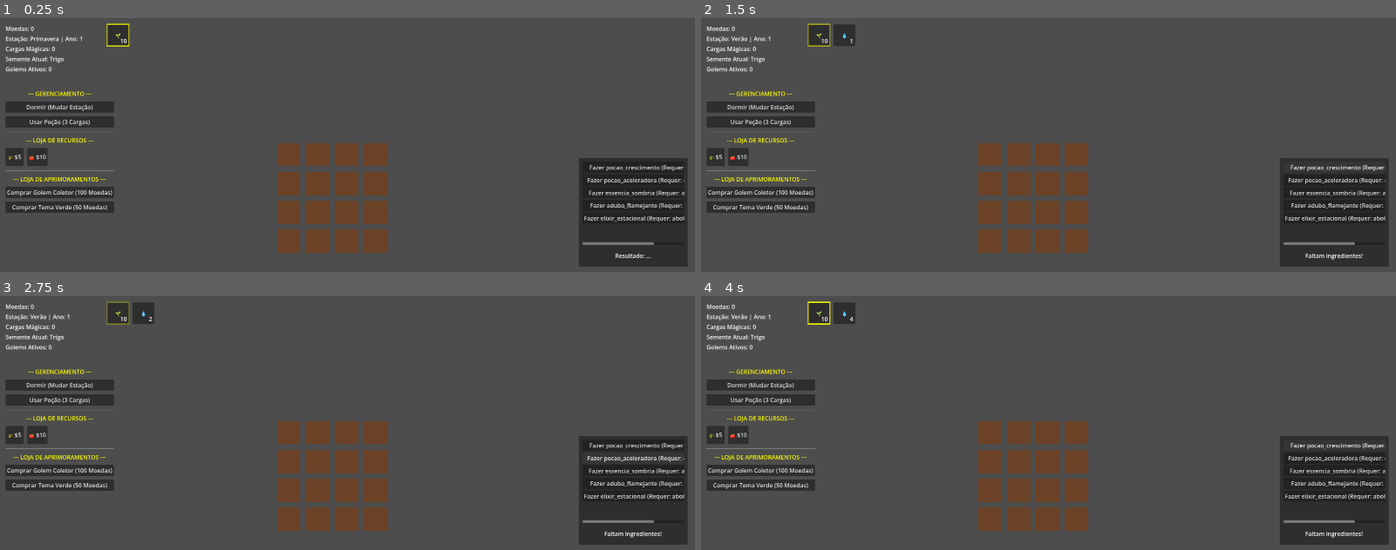
Above: before the commit, frames 1-4 (two rows, left to right).
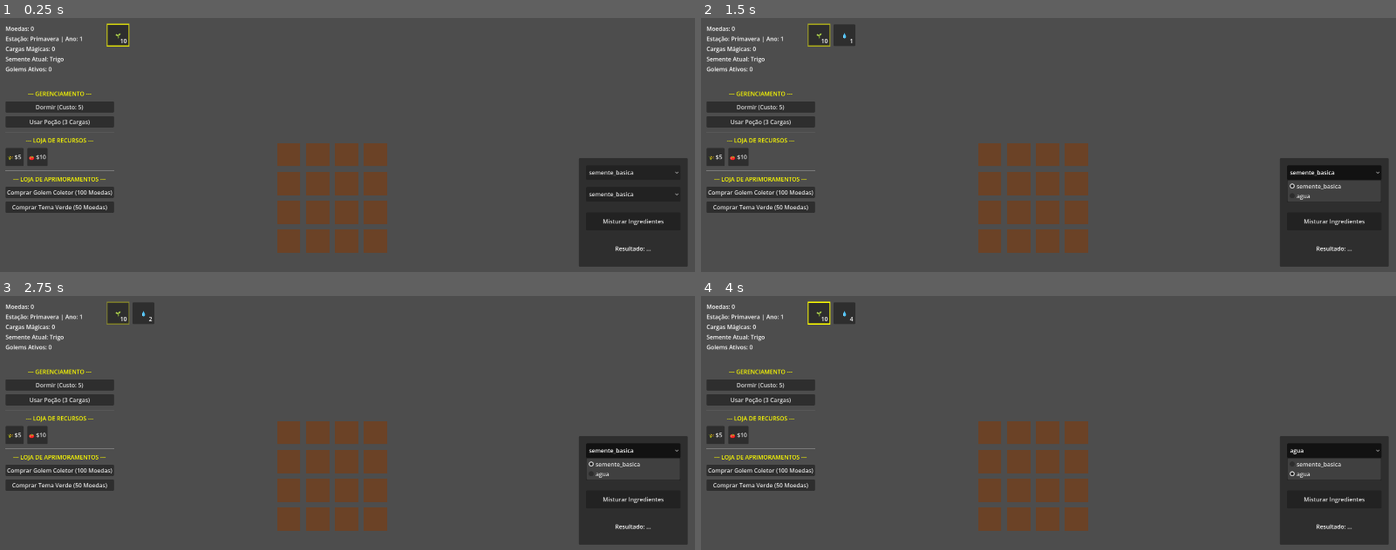
Above: after the commit, the same moments.

Repository: LeandroSatsuki/Cauldron-Crops
Game: Godot game, scene res://Scenes/Main.tscn
Same seed, same stepped clock (60 frames per second), same inputs: the game is played once before the commit and once after it.
Inputs (mouse positions are in pixels of both pictures, inside the frame that each line leads up to):
- Up to frame 1 (0.25 s): no input
- Up to frame 2 (1.5 s): click "Dormir (Mudar Estação)" (after the commit: "Dormir (Custo: 5)") at 0.5 s; click (1333, 172) at 1.25 s, where only the run after the commit has a clickable "semente_basica"
- Up to frame 3 (2.75 s): click (653, 458) at 2 s, where only the run before the commit has a clickable "Fazer pocao_aceleradora (Requ…"
- Up to frame 4 (4 s): click (1333, 471) at 2.75 s, where only the run after the commit has a clickable "semente_basica"; click (1333, 450) at 3.5 s, where only the run after the commit has a clickable "agua"

The runs differ from the first frame. In frame 1, 1.2% of the frame differs, in the area x 3-99%, y 34-95%; in frame 2, 2.3%; in frame 3, 2.1%; in frame 4, 2.3%, in the area x 3-99%, y 7-96%.

Commit message:
pre-refatoracao do misterio e estacoes

Diff:
--- a/Scenes/Cauldron.tscn
+++ b/Scenes/Cauldron.tscn
@@ -13,24 +13,34 @@
 offset_bottom = 150.0
 script = ExtResource("1_cauldrongd")
 
-[node name="ScrollContainer" type="ScrollContainer" parent="."]
+[node name="Slot1" type="OptionButton" parent="."]
 layout_mode = 0
-offset_left = 10.0
-offset_top = 10.0
-offset_right = 290.0
-offset_bottom = 240.0
+offset_left = 20.0
+offset_top = 20.0
+offset_right = 280.0
+offset_bottom = 60.0
 
-[node name="ListaReceitas" type="VBoxContainer" parent="ScrollContainer"]
-layout_mode = 2
-size_flags_horizontal = 3
-size_flags_vertical = 3
+[node name="Slot2" type="OptionButton" parent="."]
+layout_mode = 0
+offset_left = 20.0
+offset_top = 80.0
+offset_right = 280.0
+offset_bottom = 120.0
+
+[node name="MisturarButton" type="Button" parent="."]
+layout_mode = 0
+offset_left = 20.0
+offset_top = 150.0
+offset_right = 280.0
+offset_bottom = 200.0
+text = "Misturar Ingredientes"
 
 [node name="ResultadoLabel" type="Label" parent="."]
 layout_mode = 0
-offset_left = 10.0
-offset_top = 250.0
-offset_right = 290.0
-offset_bottom = 290.0
+offset_left = 20.0
+offset_top = 220.0
+offset_right = 280.0
+offset_bottom = 280.0
 text = "Resultado: ..."
 horizontal_alignment = 1
 vertical_alignment = 1
--- a/Scripts/Cauldron.gd
+++ b/Scripts/Cauldron.gd
@@ -1,42 +1,130 @@
 extends Panel
 
+@onready var slot_1: OptionButton = $Slot1
+@onready var slot_2: OptionButton = $Slot2
+@onready var misturar_button: Button = $MisturarButton
 @onready var resultado_label: Label = $ResultadoLabel
-@onready var lista_receitas: VBoxContainer = $ScrollContainer/ListaReceitas
+
+var ultimo_inventario_cache: Dictionary = {}
 
 func _ready() -> void:
-	for receita_key in Database.receitas_alquimia:
-		var ingredientes = receita_key.split("_")
-		var ingred1 = ingredientes[0]
-		var ingred2 = ingredientes[1]
-		var item_resultado = Database.receitas_alquimia[receita_key]
+	if misturar_button:
+		misturar_button.pressed.connect(_on_misturar_button_pressed)
+	_atualizar_options_se_necessario()
 
-		var button = Button.new()
-		button.text = "Fazer " + item_resultado + " (Requer: " + ingred1 + " + " + ingred2 + ")"
-		button.pressed.connect(_tentar_fabricar.bind(ingred1, ingred2, item_resultado))
-		if lista_receitas:
-			lista_receitas.add_child(button)
+func _process(_delta: float) -> void:
+	_atualizar_options_se_necessario()
 
-func _tentar_fabricar(ingred1: String, ingred2: String, resultado: String) -> void:
-	var qtd1 = GlobalInventory.inventario.get(ingred1, 0)
-	var qtd2 = GlobalInventory.inventario.get(ingred2, 0)
+func _atualizar_options_se_necessario() -> void:
+	var inventario_filtrado = {}
+	for key in GlobalInventory.inventario:
+		if GlobalInventory.inventario[key] >= 1:
+			inventario_filtrado[key] = GlobalInventory.inventario[key]
 
-	if qtd1 >= 1 and qtd2 >= 1:
-		# Remover ambos os ingredientes
-		var removed_1 = GlobalInventory.remover_item(ingred1, 1)
-		var removed_2 = GlobalInventory.remover_item(ingred2, 1)
+	var precisa_atualizar = false
+	if inventario_filtrado.size() != ultimo_inventario_cache.size():
+		precisa_atualizar = true
+	else:
+		for key in inventario_filtrado:
+			if not ultimo_inventario_cache.has(key) or inventario_filtrado[key] != ultimo_inventario_cache[key]:
+				precisa_atualizar = true
+				break
 
-		if removed_1 and removed_2:
-			GlobalInventory.adicionar_item(resultado, 1)
-			if resultado_label:
-				resultado_label.text = "Sucesso: " + resultado + " criado!"
-		else:
-			# Rollback if one somehow failed (shouldn't happen because of the check)
-			if removed_1:
-				GlobalInventory.adicionar_item(ingred1, 1)
-			if removed_2:
-				GlobalInventory.adicionar_item(ingred2, 1)
-			if resultado_label:
-				resultado_label.text = "Erro ao fabricar!"
+	if precisa_atualizar:
+		ultimo_inventario_cache = inventario_filtrado.duplicate()
+		_preencher_options(inventario_filtrado.keys())
+
+func _preencher_options(itens: Array) -> void:
+	var sel_text1 = ""
+	if slot_1 and slot_1.selected != -1 and slot_1.selected < slot_1.item_count:
+		sel_text1 = slot_1.get_item_text(slot_1.selected)
+
+	var sel_text2 = ""
+	if slot_2 and slot_2.selected != -1 and slot_2.selected < slot_2.item_count:
+		sel_text2 = slot_2.get_item_text(slot_2.selected)
+
+	if slot_1:
+		slot_1.clear()
+	if slot_2:
+		slot_2.clear()
+
+	for item in itens:
+		if slot_1:
+			slot_1.add_item(item)
+		if slot_2:
+			slot_2.add_item(item)
+
+	# Restore selection if possible
+	if sel_text1 != "" and slot_1:
+		for i in range(slot_1.item_count):
+			if slot_1.get_item_text(i) == sel_text1:
+				slot_1.selected = i
+				break
+	if sel_text2 != "" and slot_2:
+		for i in range(slot_2.item_count):
+			if slot_2.get_item_text(i) == sel_text2:
+				slot_2.selected = i
+				break
+
+func _on_misturar_button_pressed() -> void:
+	if not slot_1 or not slot_2:
+		return
+
+	if slot_1.selected == -1 or slot_2.selected == -1:
+		if resultado_label:
+			resultado_label.text = "Selecione os ingredientes!"
+		return
+
+	var item1 = slot_1.get_item_text(slot_1.selected)
+	var item2 = slot_2.get_item_text(slot_2.selected)
+
+	var qtd1 = GlobalInventory.inventario.get(item1, 0)
+	var qtd2 = GlobalInventory.inventario.get(item2, 0)
+
+	var ok = false
+	if item1 == item2:
+		if qtd1 >= 2:
+			ok = true
+	else:
+		if qtd1 >= 1 and qtd2 >= 1:
+			ok = true
+
+	if not ok:
+		if resultado_label:
+			resultado_label.text = "Ingredientes insuficientes!"
+		return
+
+	# Consume items
+	var removed_1 = GlobalInventory.remover_item(item1, 1)
+	var removed_2 = GlobalInventory.remover_item(item2, 1)
+
+	if not (removed_1 and removed_2):
+		if removed_1:
+			GlobalInventory.adicionar_item(item1, 1)
+		if removed_2:
+			GlobalInventory.adicionar_item(item2, 1)
+		if resultado_label:
+			resultado_label.text = "Erro ao consumir ingredientes!"
+		return
+
+	var chave1 = item1 + "_" + item2
+	var chave2 = item2 + "_" + item1
+	var resultado = ""
+
+	if Database.receitas_alquimia.has(chave1):
+		resultado = Database.receitas_alquimia[chave1]
+	elif Database.receitas_alquimia.has(chave2):
+		resultado = Database.receitas_alquimia[chave2]
+
+	if resultado != "":
+		GlobalInventory.adicionar_item(resultado, 1)
+
+		var chave_combinacao = chave1 if Database.receitas_alquimia.has(chave1) else chave2
+		if not GlobalInventory.receitas_descobertas.has(chave_combinacao):
+			GlobalInventory.receitas_descobertas.append(chave_combinacao)
+
+		if resultado_label:
+			resultado_label.text = "Nova Descoberta: " + resultado
 	else:
 		if resultado_label:
-			resultado_label.text = "Faltam ingredientes!"
+			resultado_label.text = "Mistura falhou! Ingredientes perdidos."
--- a/Scripts/FarmPlot.gd
+++ b/Scripts/FarmPlot.gd
@@ -12,6 +12,7 @@
 
 # Semente atual sendo cultivada
 var semente_atual: Dictionary = {}
+var semente_id_plantada: String = ""
 
 @onready var timer: Timer = $Timer
 @onready var color_rect = $ColorRect
@@ -67,8 +68,11 @@
 				print("Sem sementes deste tipo no estoque!")
 				return
 
+			semente_id_plantada = semente_id
 			var tempo = semente_atual.get("tempo_crescimento_segundos", 3.0)
 			if regado:
+				tempo = tempo * 0.8
+			if SeasonManager.estacao_atual == SeasonManager.Estacao.VERAO:
 				tempo = tempo * 0.8
 
 			# Configura o Timer com o tempo_crescimento_segundos
@@ -94,6 +98,16 @@
 				push_error("Autoload GlobalInventory não possui o método adicionar_item()!")
 				return
 
+			# Bônus de Outono (Colheita Extra)
+			if SeasonManager.estacao_atual == SeasonManager.Estacao.OUTONO and randf() <= 0.20:
+				GlobalInventory.adicionar_item(produto, 1)
+				print("Bônus de Outono: Colheita em dobro!")
+
+			# Bônus de Primavera (Semente Extra)
+			if SeasonManager.estacao_atual == SeasonManager.Estacao.PRIMAVERA and randf() <= 0.20:
+				GlobalInventory.adicionar_item(semente_id_plantada, 1)
+				print("Bônus de Primavera: Semente recuperada!")
+
 			ui = get_tree().current_scene.get_node_or_null("UI")
 			if ui and ui.has_method("criar_texto_flutuante"):
 				var nome_exibicao = "Trigo" if produto == "trigo" else "Raiz"
@@ -111,6 +125,7 @@
 			regado = false
 			_atualizar_visual()
 			semente_atual = {}
+			semente_id_plantada = ""
 
 			# Dá um print de sucesso no console
 			print("Sucesso: Colheita realizada! Produto: '", produto, "' foi adicionado ao inventário. Lote agora está VAZIO.")
@@ -127,9 +142,10 @@
 # Quando o Timer emitir o sinal de timeout: o estado muda para PRONTO_PARA_COLHER
 func _on_timer_timeout() -> void:
 	if estado_atual == State.CRESCENDO:
-		if not regado:
+		if not regado and SeasonManager.estacao_atual != SeasonManager.Estacao.INVERNO:
 			if randf() <= 0.20:
 				semente_atual = {}
+				semente_id_plantada = ""
 				estado_atual = State.VAZIO
 				_atualizar_visual()
 				print("A planta morreu de sede!")
--- a/Scripts/GlobalInventory.gd
+++ b/Scripts/GlobalInventory.gd
@@ -6,6 +6,7 @@
 }
 var cargas_crescimento: int = 0
 var semente_selecionada: String = "semente_basica"
+var receitas_descobertas: Array = []
 
 func adicionar_item(produto: String, quantidade: int = 1) -> void:
 	if inventario.has(produto):
--- a/Scripts/UI.gd
+++ b/Scripts/UI.gd
@@ -22,6 +22,8 @@
 
 var ultimo_estado_inventario: Dictionary = {}
 var item_focado_id: String = ""
+var custo_dormir: int = 5
+var timer_reset_dormir: float = 0.0
 
 func _ready() -> void:
 	if usar_pocao_button:
@@ -44,7 +46,13 @@
 	# Inicializa
 	verificar_e_atualizar_inventario()
 
-func _process(_delta: float) -> void:
+func _process(delta: float) -> void:
+	timer_reset_dormir += delta
+	if timer_reset_dormir >= 60.0:
+		custo_dormir = 5
+	if dormir_button:
+		dormir_button.text = "Dormir (Custo: " + str(custo_dormir) + ")"
+
 	if moedas_label:
 		moedas_label.text = "Moedas: " + str(EconomyManager.moedas)
 	if season_label:
@@ -181,7 +189,14 @@
 		GlobalInventory.cargas_crescimento += 3
 
 func _on_dormir_button_pressed() -> void:
-	SeasonManager.avancar_estacao()
+	if EconomyManager.moedas >= custo_dormir:
+		if EconomyManager.remover_moedas(custo_dormir):
+			criar_texto_flutuante("Custo: -" + str(custo_dormir), get_viewport().get_mouse_position(), Color.RED)
+			SeasonManager.avancar_estacao()
+			custo_dormir *= 2
+			timer_reset_dormir = 0.0
+	else:
+		print("Moedas insuficientes para dormir!")
 
 func _on_comprar_cosmetico_button_pressed() -> void:
 	if EconomyManager.remover_moedas(50):
